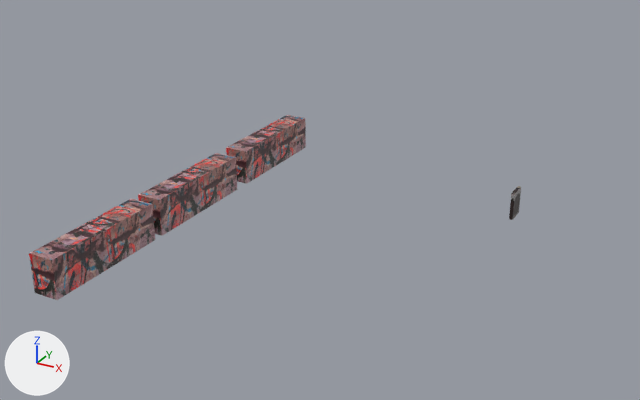
One commit to the OBJ model data/decor3.obj: the scene before it, then after it.
Both versions are drawn from a camera (50 mm lens) standing at (11924.0, -47033.0, 19907.0) and looking at (-9237.0, -8558.0, 669.0). Arrows for +X, +Y and +Z are at lower left; the lights stay in place. The older version comes first. Where no turn or scale is listed for an object, it has been applied to the vertices.
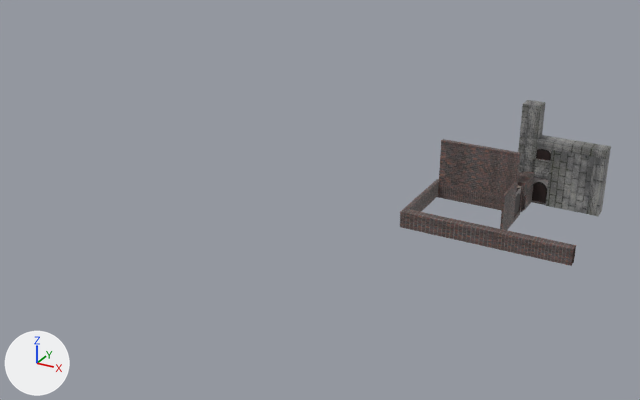
What differs and where, as boxes (x1, y1, x2, y2) in the pictures (640 x 400 px):
'Cube.009_Cube.008', added
    after: (400, 139, 576, 266)
'Cube.040', deleted (brown)
    before: (29, 199, 155, 300)
'Cube.012_Cube.014', added
    after: (518, 100, 611, 217)
'Cube.041', deleted
    before: (138, 153, 237, 236)
'Cube.042', deleted
    before: (226, 115, 306, 184)
'Cube.013_Cube.021', added
    after: (532, 177, 549, 205)
'Cube.014_Cube.015', added
    after: (536, 147, 552, 162)

Edits to the bpy script that builds the scene:
```text
Add img_images_bmp:
    img_images_bmp = load_image('images.bmp', 'images.bmp', 512, 512, 'sRGB')
Add img_brick080_bmp:
    img_brick080_bmp = load_image('brick080.bmp', 'brick080.bmp', 512, 512, 'sRGB')
Add mat_matériau_007:
    mat_matériau_007 = principled_material('Matériau.007')
    mat_matériau_007.texture = img_images_bmp
    mat_matériau_007.roughness = 0.526
Add mat_matériau_004:
    mat_matériau_004 = principled_material('Matériau.004')
    mat_matériau_004.texture = img_brick080_bmp
    mat_matériau_004.roughness = 0.526
Add me_cube_014_cube_015:
    me_cube_014_cube_015.from_pydata(...)  # 24 vertices, 22 faces; spans x -472.0..433.0, y 1572.0..1765.0, z 1242.0..2057.0
    me_cube_014_cube_015.materials.append(mat_matériau_006)  # picture img_door063_bmp
Add me_cube_013_cube_021:
    me_cube_013_cube_021.from_pydata(...)  # 24 vertices, 22 faces; spans x -472.0..433.0, y 1572.0..1765.0, z -1501.0..130.0
    me_cube_013_cube_021.materials.append(mat_matériau_006)  # picture img_door063_bmp
Add me_cube_012_cube_014:
    me_cube_012_cube_014.from_pydata(...)  # 61 vertices, 47 faces; spans x -1477.0..3541.0, y 1121.0..2429.0, z -1542.0..4466.0
    me_cube_012_cube_014.materials.append(mat_matériau_007)  # picture img_images_bmp
Add me_cube_009_cube_008:
    me_cube_009_cube_008.from_pydata(...)  # 288 vertices, 284 faces; spans x -5750.0..3806.0, y -5683.0..5052.0, z -1468.0..2188.0
    me_cube_009_cube_008.materials.append(mat_matériau_004)  # picture img_brick080_bmp
Remove ob_cube_040:
    ob_cube_040 = bpy.data.objects.new('Cube.040', me_cube_040)
    ob_cube_040.location = (0.0, 0.0, 0.0)
Remove ob_cube_041:
    ob_cube_041 = bpy.data.objects.new('Cube.041', me_cube_041)
    ob_cube_041.location = (0.0, 0.0, 0.0)
Remove ob_cube_042:
    ob_cube_042 = bpy.data.objects.new('Cube.042', me_cube_042)
    ob_cube_042.location = (0.0, 0.0, 0.0)
Add ob_cube_014_cube_015:
    ob_cube_014_cube_015 = bpy.data.objects.new('Cube.014_Cube.015', me_cube_014_cube_015)
    ob_cube_014_cube_015.location = (0.0, 0.0, 0.0)
Add ob_cube_013_cube_021:
    ob_cube_013_cube_021 = bpy.data.objects.new('Cube.013_Cube.021', me_cube_013_cube_021)
    ob_cube_013_cube_021.location = (0.0, 0.0, 0.0)
Add ob_cube_012_cube_014:
    ob_cube_012_cube_014 = bpy.data.objects.new('Cube.012_Cube.014', me_cube_012_cube_014)
    ob_cube_012_cube_014.location = (0.0, 0.0, 0.0)
Add ob_cube_009_cube_008:
    ob_cube_009_cube_008 = bpy.data.objects.new('Cube.009_Cube.008', me_cube_009_cube_008)
    ob_cube_009_cube_008.location = (0.0, 0.0, 0.0)
```
